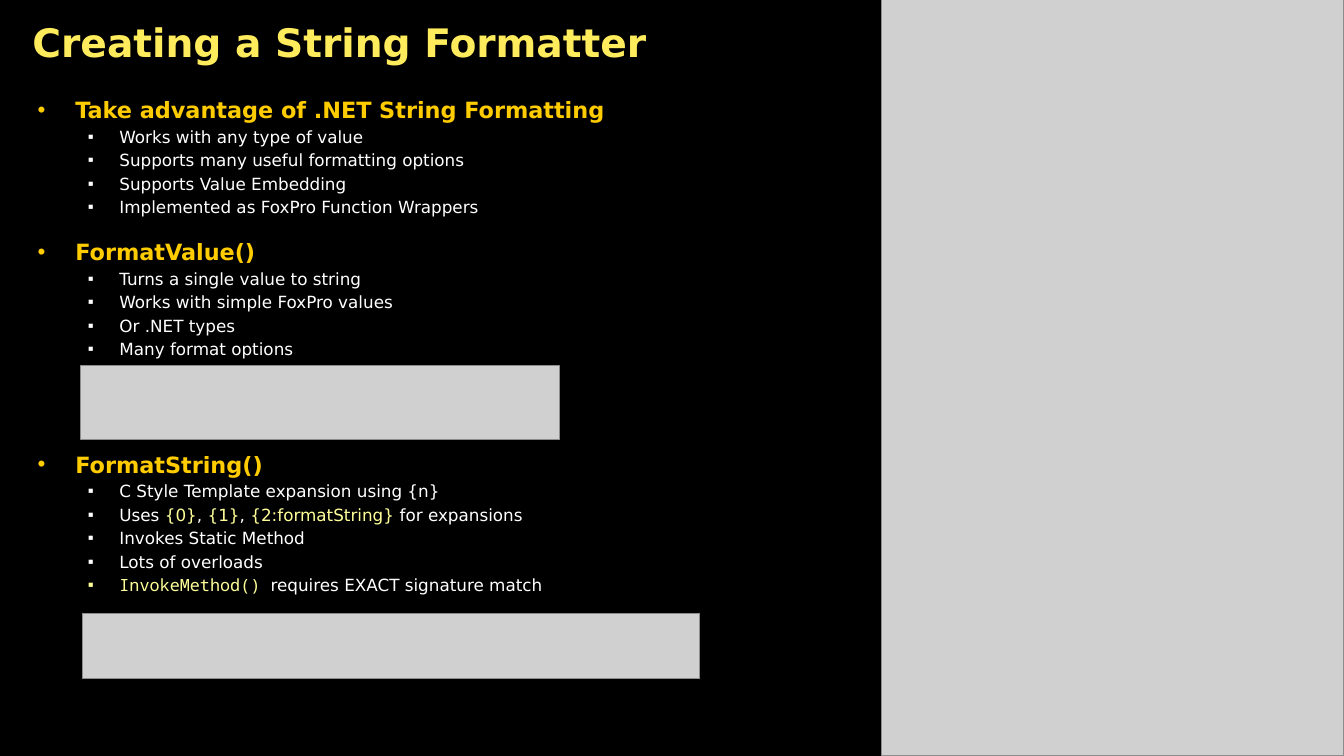
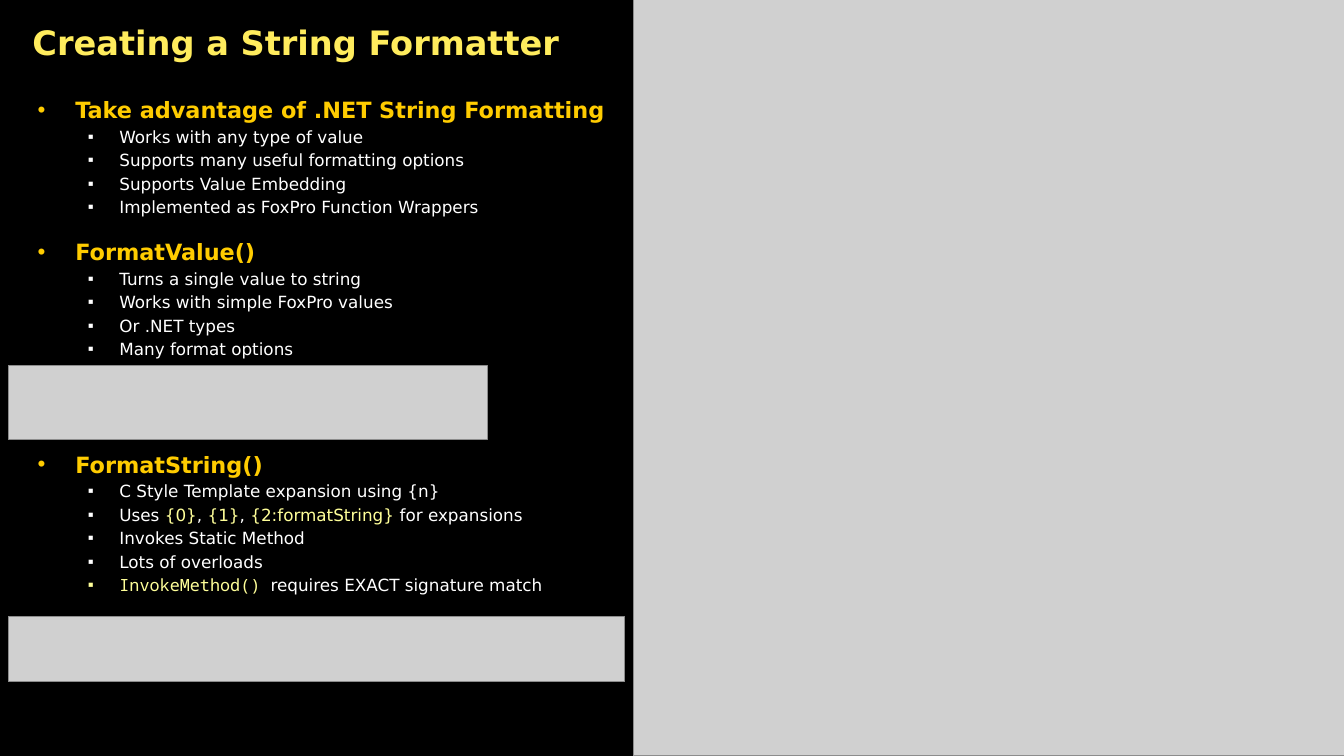
Before and after one commit to RickStrahl/swfox2024-wwdotnetbridge-revisited, a slide deck: slide 9 of Documents/Strahl-swFox2024-wwDotnetBridge-Revisited.pptx. Drawn at 1344x756 pixels with LibreOffice and Linux fonts; fonts in the diff are those of the drawing; grey boxes stand for pictures; background and template pictures are left out. Boxes give left, top, right and bottom in pixels: in the first picture for what was removed or moved away, otherwise in the second. Text is boxed around its words. In the diff, an @@ line names an element or a change of style, - is before the commit and + after.

```diff
--- a/Documents/Strahl-swFox2024-wwDotnetBridge-Revisited.pptx
+++ b/Documents/Strahl-swFox2024-wwDotnetBridge-Revisited.pptx
@@ title "Creating a String Formatter" at [32, 29, 559, 62]: size 28 to 24 pt @@
@@ picture: place and size @@
-picture at [882, 0, 1344, 756]
+picture at [633, 0, 1344, 756]
@@ picture: place and size @@
-picture at [81, 366, 560, 441]
+picture at [8, 365, 487, 440]
@@ picture: place and size @@
-picture at [83, 613, 700, 679]
+picture at [8, 616, 624, 682]
```
Also in this commit, not shown: 14 other slides changed, 24 other files.
